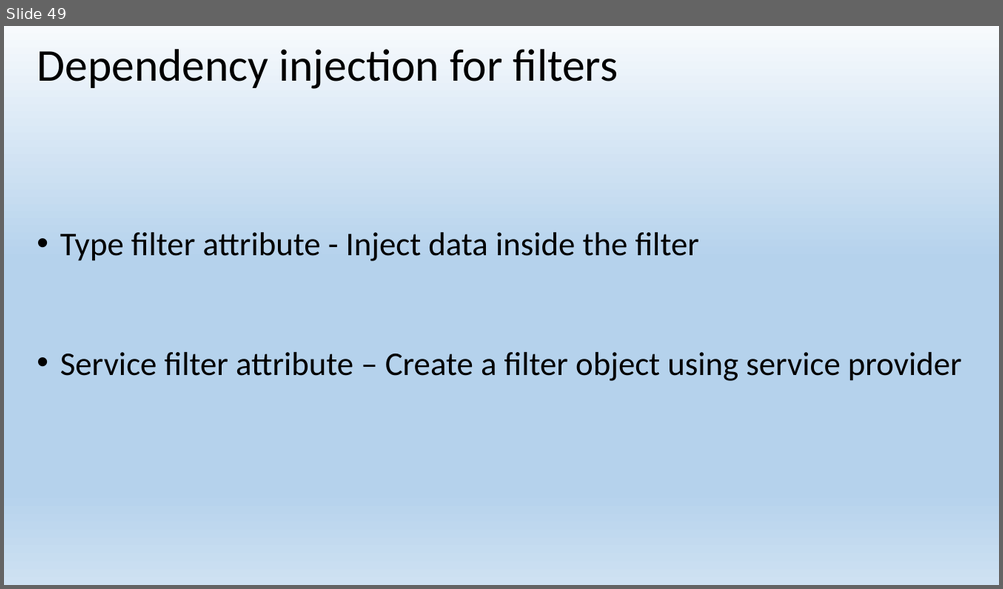
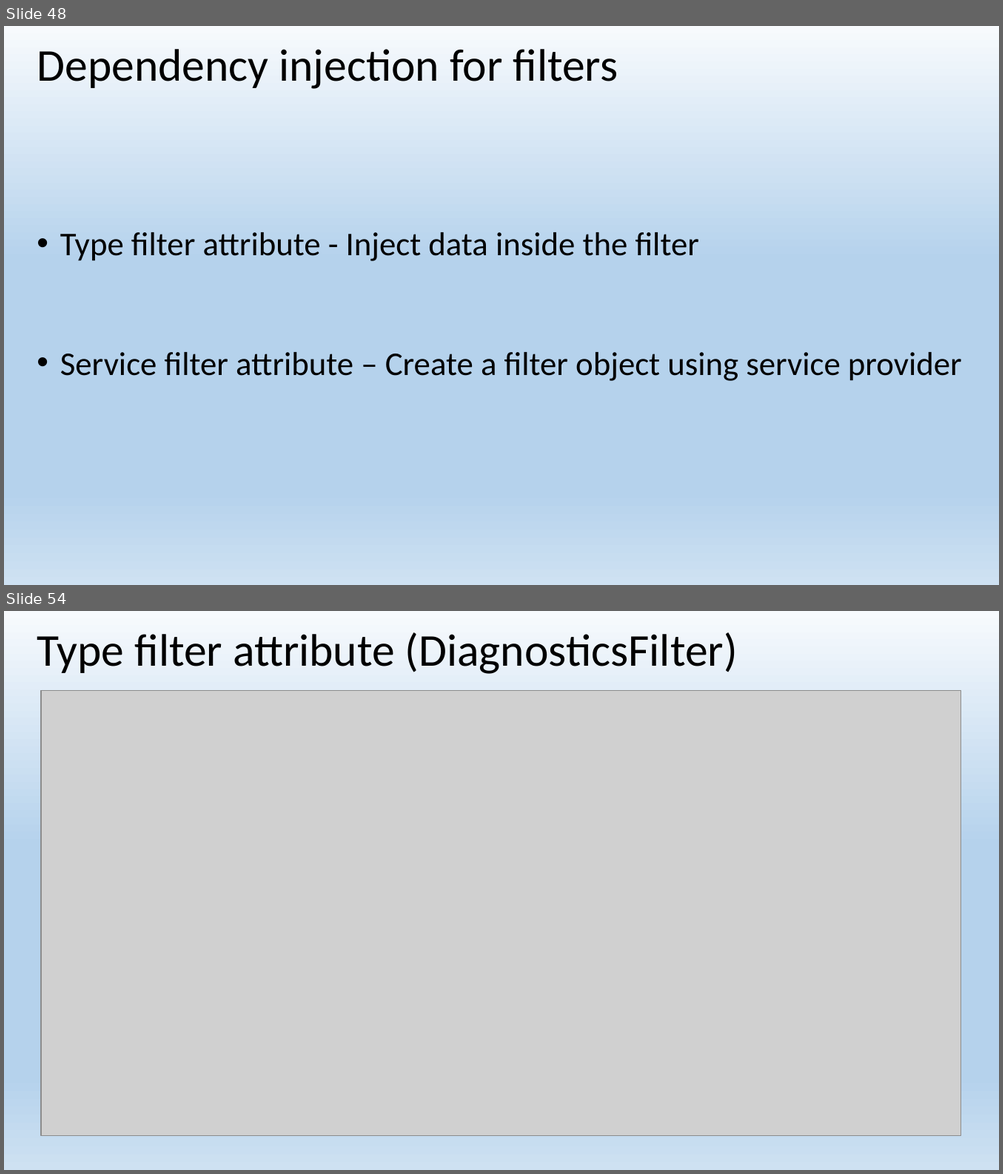
Before and after one commit to EPilyaev/ASPNetCoreMVC, a slide deck: AspNetCoreMVC.pptx. Shown one above the other, each under a label of ours: slide 49 before the commit, slides 48 and 54 after it; the slides between them are not shown. The pictures are 1003x589 and 1003x1174 pixels, drawn with LibreOffice and Linux fonts; fonts in the diff are those of the drawing; grey boxes stand for pictures. Boxes give left, top, right and bottom in pixels: in the first picture for what was removed or moved away, otherwise in the second. Text is boxed around its words. In the diff, an @@ line names an element or a change of style, - is before the commit and + after.

Commit message:
Add Type filter attribute

```diff
--- a/AspNetCoreMVC.pptx
+++ b/AspNetCoreMVC.pptx
@@ slide 54 added at bbox=[4, 611, 999, 1170], background gradient #F7FAFD to #B5D2EC to #CEE1F2 @@
@@ title added at bbox=[37, 632, 737, 674], 44 pt, text #000000 @@
+Type filter attribute (DiagnosticsFilter)
@@ picture added at bbox=[41, 691, 961, 1136] @@
@@ what was slide 49 is now slide 48 @@
```
Also in this commit, not shown: 4 slides changed, 4 other slides added, 1 slide removed, 6 other files.
